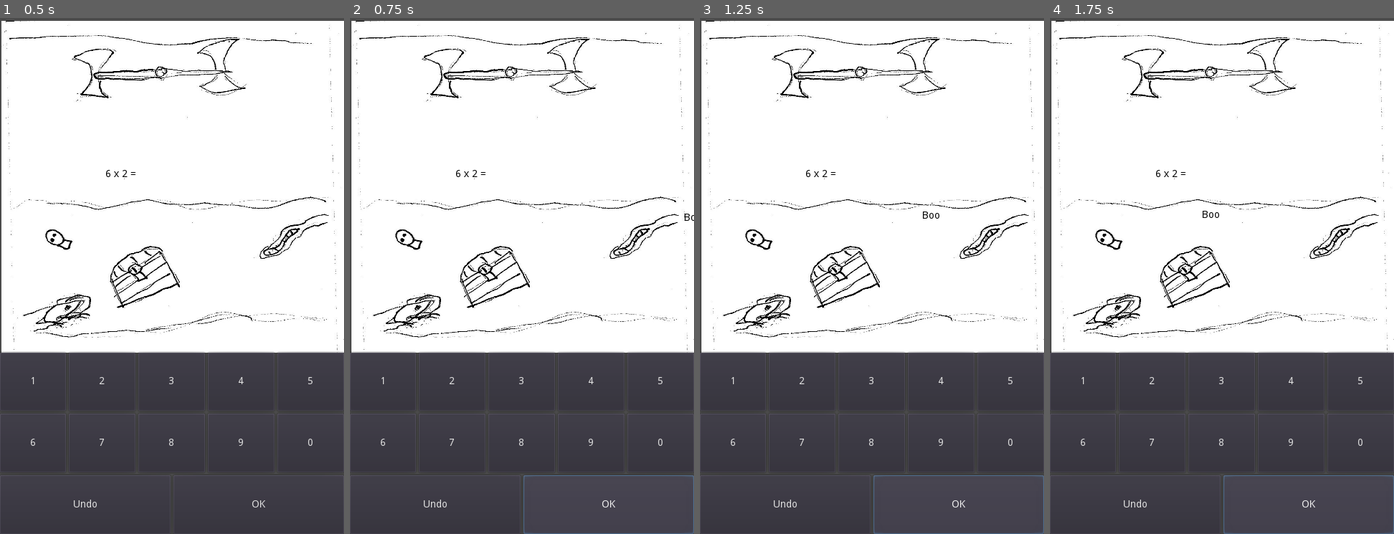
Above: before the commit, frames 1-4 (left to right).
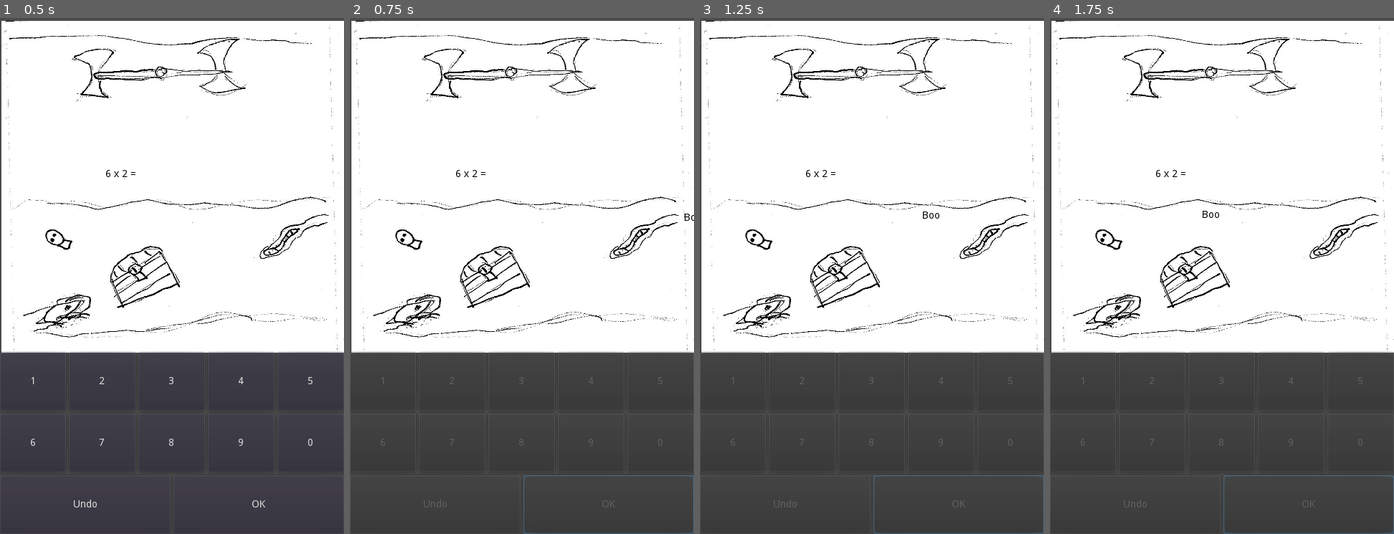
Above: after the commit, the same moments.

Repository: the-g-force/FamJam-May2020
Game: Godot game, scene res://src/DefaultScene.tscn
Same seed, same stepped clock (60 frames per second), same inputs: the game is played once before the commit and once after it.
Inputs (mouse positions are in pixels of both pictures, inside the frame that each line leads up to):
- Up to frame 1 (0.5 s): no input
- Up to frame 2 (0.75 s): click "OK" at 0.5 s
- Up to frame 3 (1.25 s): no input
- Up to frame 4 (1.75 s): click (1308, 503) at 1.25 s, where only the run before the commit has a clickable "OK"

Frame 1 is identical in both runs. In frame 2, 0.2% of the frame differs, in the area x 8-91%, y 69-95%; in frame 3, 0.2%; in frame 4, 0.2%.

Commit message:
Add disabled keyboard while flying feedback label

Diff:
--- a/project/src/DefaultScene.gd
+++ b/project/src/DefaultScene.gd
@@ -20,3 +20,8 @@
 	else:
 		_feedback.text = "Boo"
 	_feedback_animatior.play("WIN")
+	$OnScreenKeyboard.disabled = true
+
+
+func _on_AnimationPlayer_animation_finished(anim_name):
+	$OnScreenKeyboard.disabled = false
--- a/project/src/DefaultScene.tscn
+++ b/project/src/DefaultScene.tscn
@@ -58,10 +58,10 @@
 margin_bottom = 238.261
 
 [node name="Label" type="Label" parent="."]
-margin_left = 496.342
-margin_top = 273.595
-margin_right = 536.342
-margin_bottom = 287.595
+margin_left = 522.87
+margin_top = 272.878
+margin_right = 562.87
+margin_bottom = 286.878
 custom_colors/font_color = Color( 0, 0, 0, 1 )
 text = "Yay"
 __meta__ = {
@@ -73,3 +73,4 @@
 [connection signal="backspace_pressed" from="OnScreenKeyboard" to="." method="_on_OnScreenKeyboard_backspace_pressed"]
 [connection signal="number_pressed" from="OnScreenKeyboard" to="." method="_on_OnScreenKeyboard_number_pressed"]
 [connection signal="ok_pressed" from="OnScreenKeyboard" to="." method="_on_OnScreenKeyboard_ok_pressed"]
+[connection signal="animation_finished" from="AnimationPlayer" to="." method="_on_AnimationPlayer_animation_finished"]
